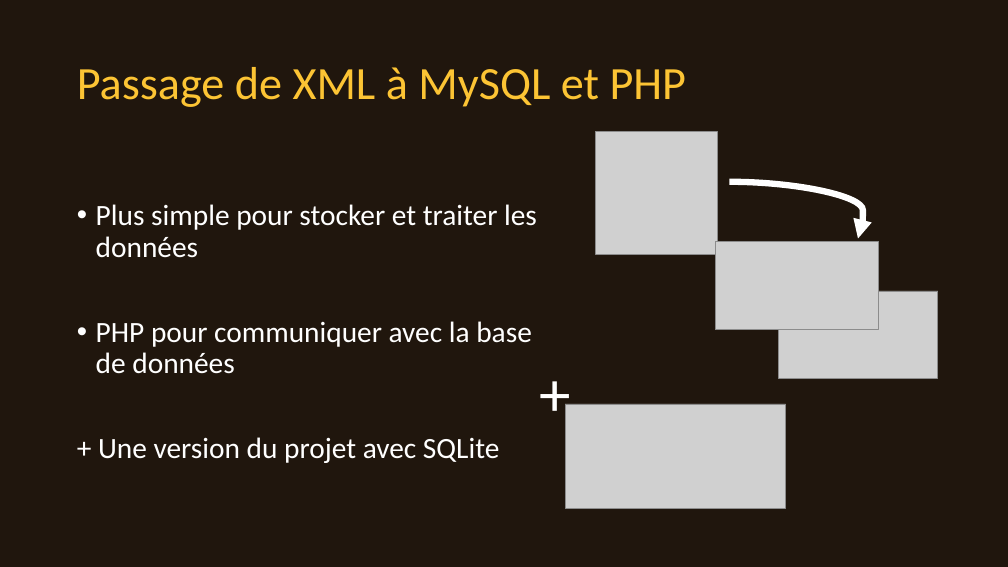
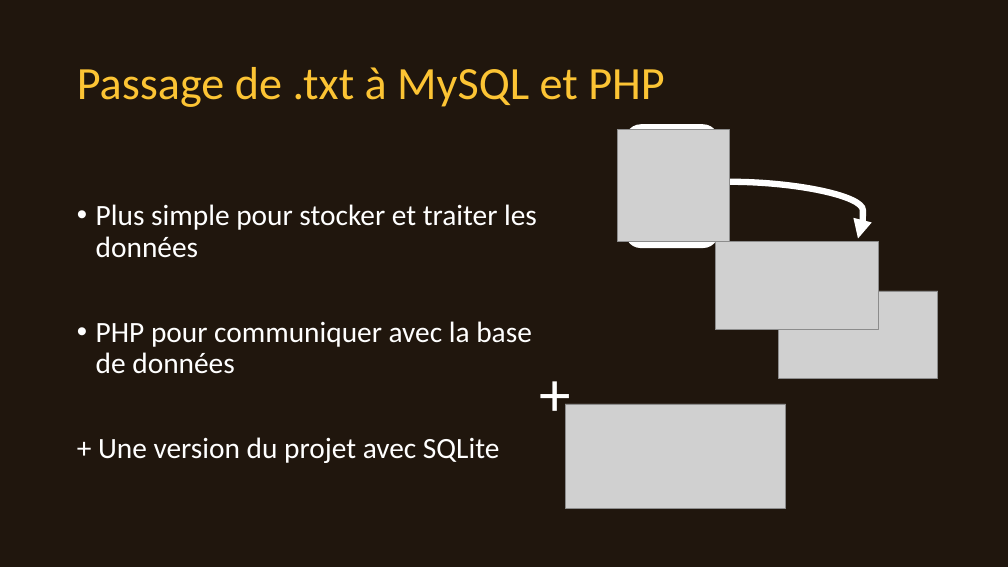
Before and after one commit to gdgaetan/openbee, a slide deck: slide 14 of présentation.pptx. Drawn at 1008x567 pixels with LibreOffice and Linux fonts; fonts in the diff are those of the drawing; grey boxes stand for pictures; background and template pictures are left out. Boxes give left, top, right and bottom in pixels: in the first picture for what was removed or moved away, otherwise in the second. Text is boxed around its words. In the diff, an @@ line names an element or a change of style, - is before the commit and + after.

Commit message:
xml -> txt

```diff
--- a/présentation.pptx
+++ b/présentation.pptx
@@ title at (77,67,664,107): text changed @@
-Passage de XML à MySQL et PHP
+Passage de .txt à MySQL et PHP
@@ picture: place and size @@
-picture at (595,132,718,254)
+picture at (618,129,730,241)
@@ rounded rectangle added at (625,124,719,248), fill #FFFFFF @@
```
